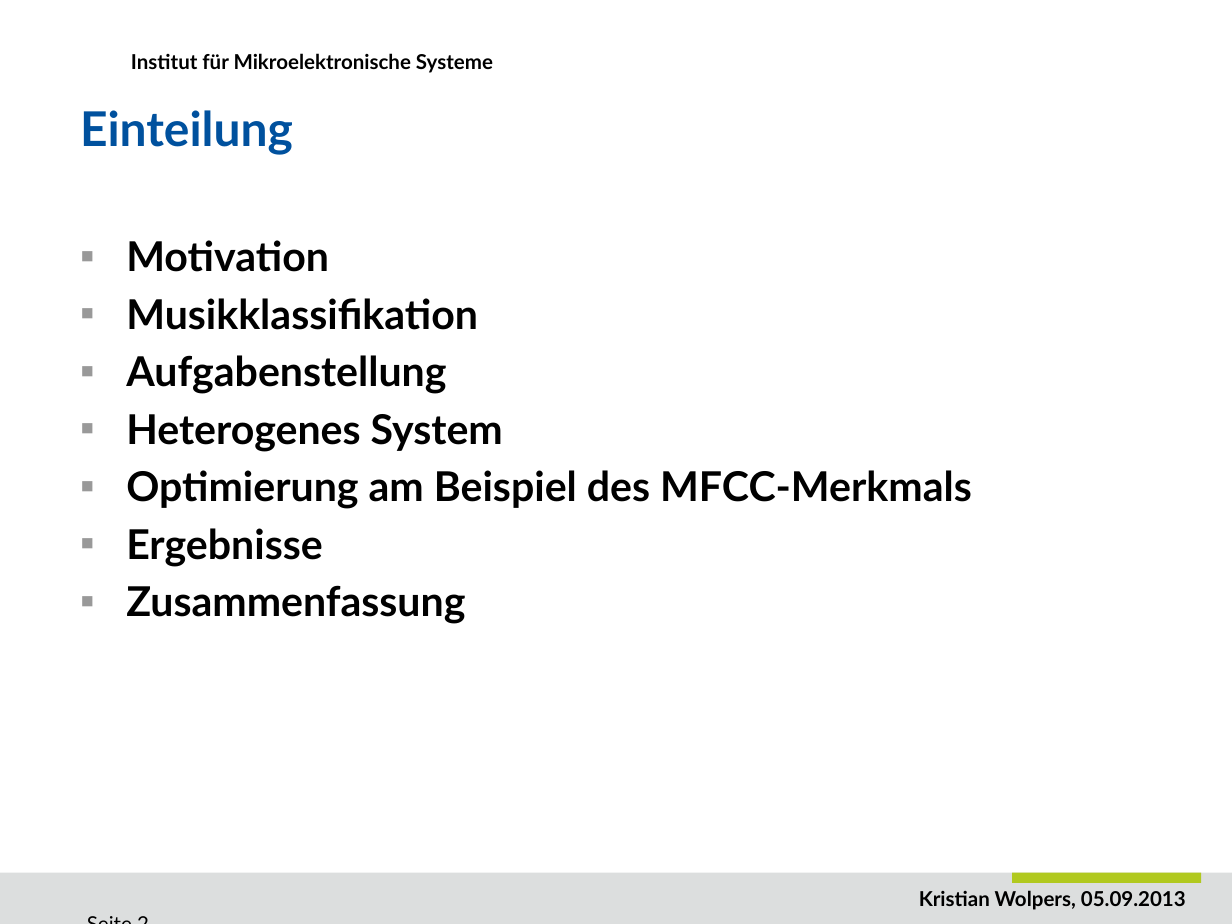
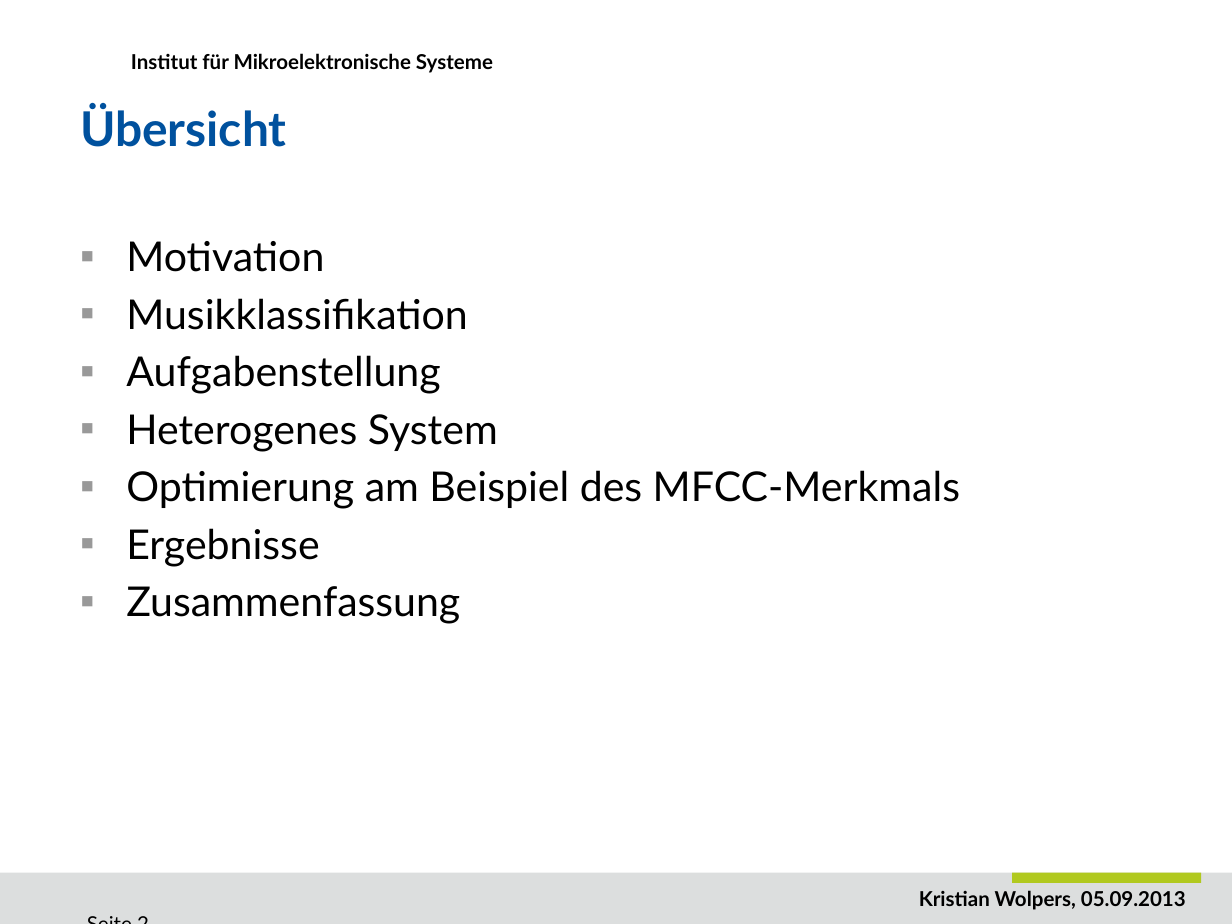
Before and after one commit to DuncanSin/Masterarbeit, a slide deck: slide 2 of Speech/Praesentation1.pptx. Drawn at 1232x924 pixels with LibreOffice and Linux fonts; fonts in the diff are those of the drawing; background and template pictures are left out. Boxes give left, top, right and bottom in pixels: in the first picture for what was removed or moved away, otherwise in the second. Text is boxed around its words. In the diff, an @@ line names an element or a change of style, - is before the commit and + after.

```diff
--- a/Speech/Praesentation1.pptx
+++ b/Speech/Praesentation1.pptx
@@ title at (80, 104, 286, 147): text changed @@
-Einteilung
+Übersicht
@@ text "Motivation" at (126, 241, 960, 624): bold off @@
```
Also in this commit, not shown: 12 other slides changed, 3 slides added, 1 slide removed, 2 other files.
